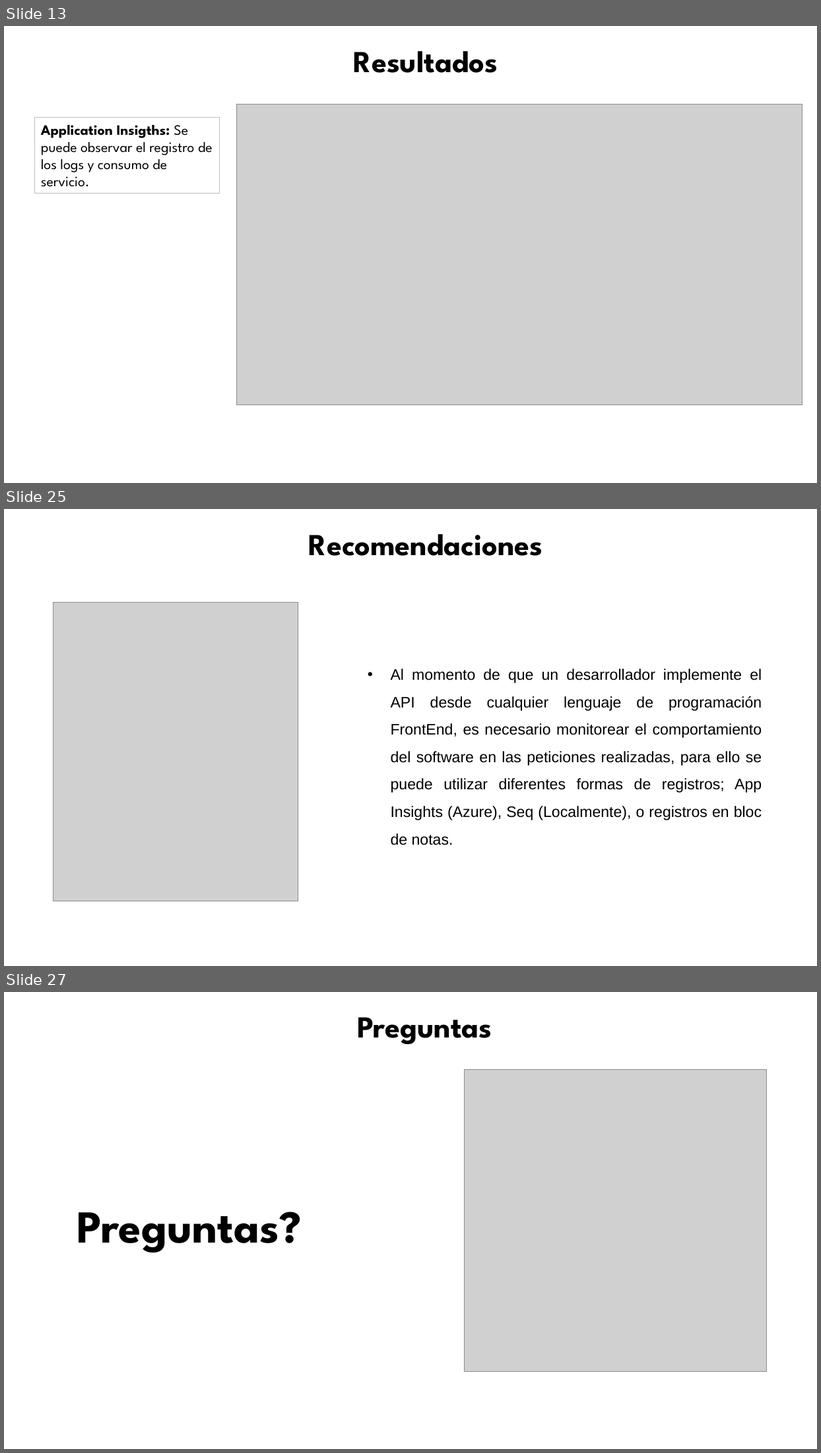
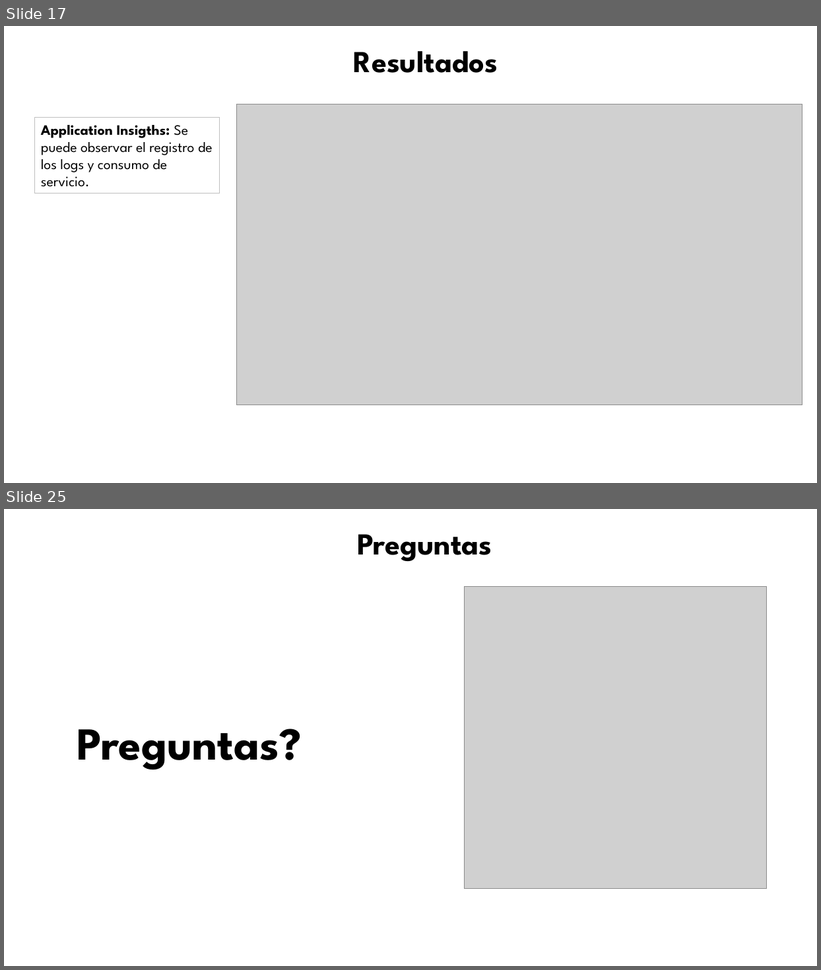
Before and after one commit to dach1996/ElectionSystem, a slide deck: Documents/Formatopresentacion UISRAEL.pptx. Shown one above the other, each under a label of ours: slides 13, 25 and 27 before the commit, slides 17 and 25 after it; the slides between them are not shown. The pictures are 821x1453 and 821x970 pixels, drawn with LibreOffice and Linux fonts; fonts in the diff are those of the drawing; grey boxes stand for pictures; background and template pictures are left out. Boxes give left, top, right and bottom in pixels: in the first picture for what was removed or moved away, otherwise in the second. Text is boxed around its words. In the diff, an @@ line names an element or a change of style, - is before the commit and + after.

```diff
--- a/Documents/Formatopresentacion UISRAEL.pptx
+++ b/Documents/Formatopresentacion UISRAEL.pptx
@@ slide 25 removed at [4, 509, 817, 966], background #FFFFFF @@
@@ text removed at [309, 534, 543, 556] @@
-Recomendaciones
@@ picture removed at [53, 602, 298, 901] @@
@@ text removed at [391, 669, 762, 846] @@
-• Al momento de que un desarrollador implemente el API desde cualquier lenguaje de programación FrontEnd, es necesario monitorear el comportamiento del software en las peticiones realizadas, para ello se puede utilizar diferentes formas de registros; App Insights (Azure), Seq (Localmente), o registros en bloc de notas.
@@ what was slide 13 is now slide 17 @@
@@ what was slide 27 is now slide 25 @@
```
Also in this commit, not shown: 9 slides changed, 10 slides added, 11 other slides removed, 29 other files.
